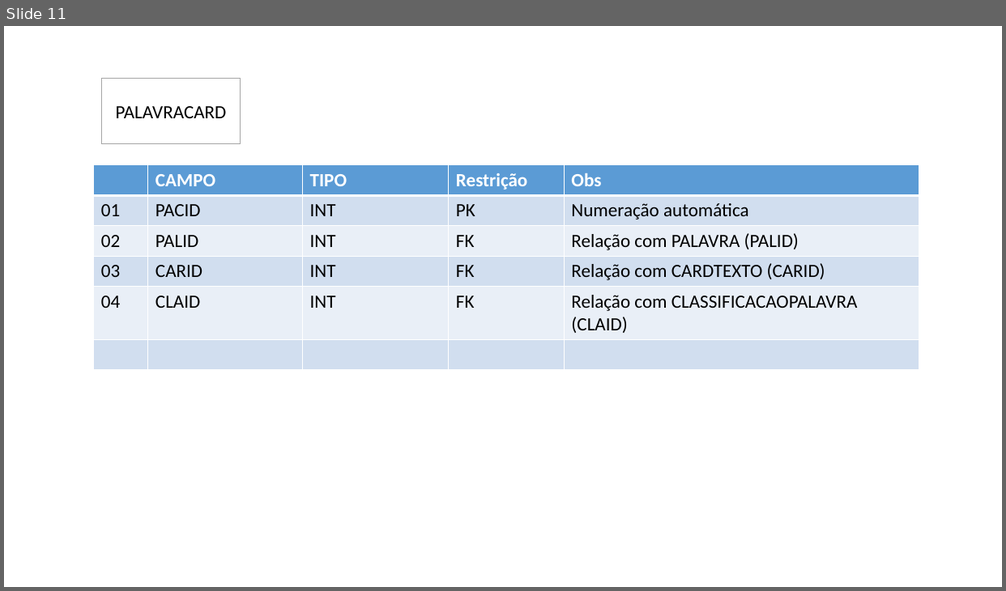
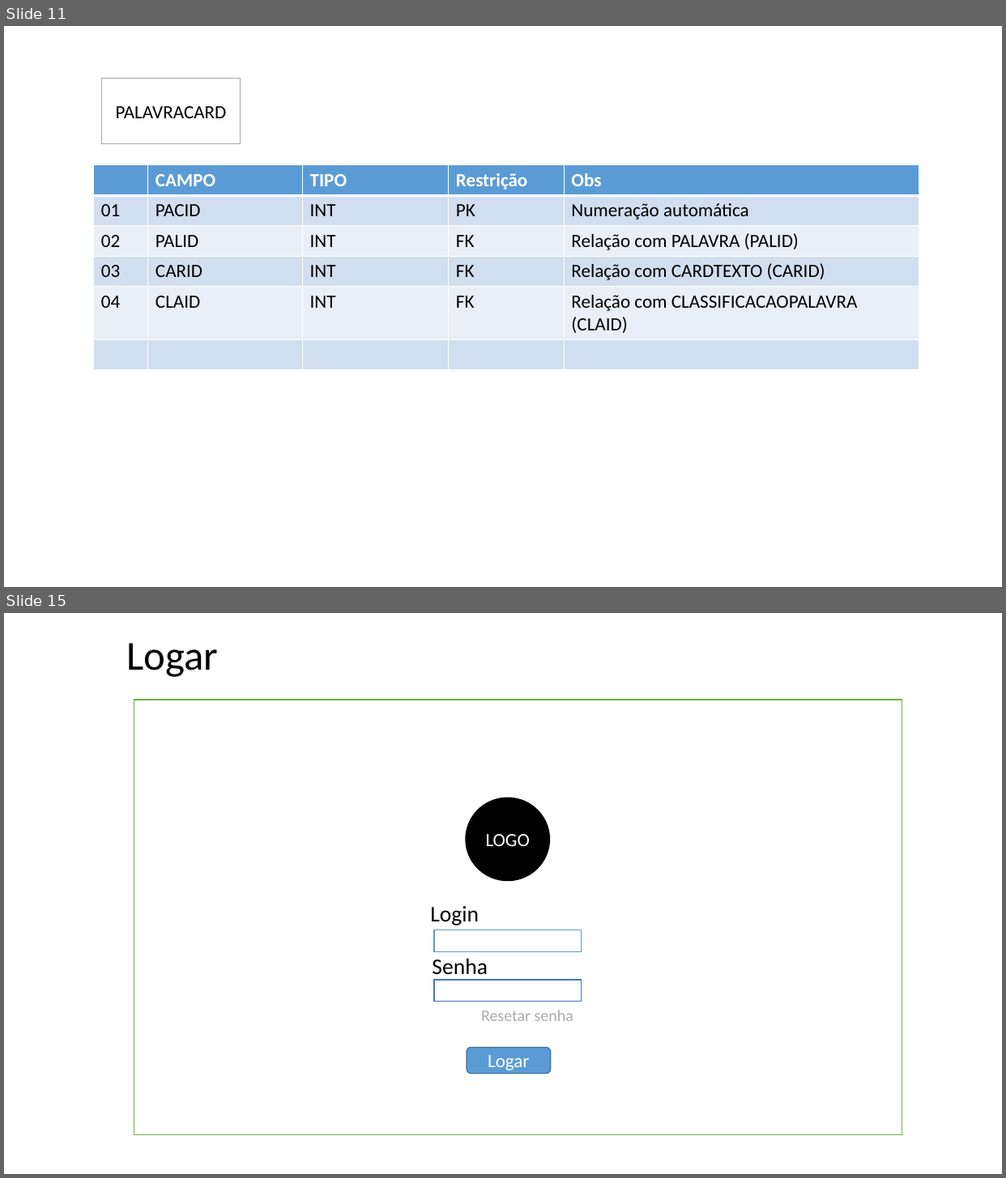
Before and after one commit to viniciuss1812/Projeto-Bookcard, a slide deck: Documentacao/bookCarddocumentacao.pptx. Shown one above the other, each under a label of ours: slide 11 before the commit, slides 11 and 15 after it; the slides between them are not shown. The pictures are 1006x591 and 1006x1178 pixels, drawn with LibreOffice and Linux fonts; fonts in the diff are those of the drawing. Boxes give left, top, right and bottom in pixels: in the first picture for what was removed or moved away, otherwise in the second. Text is boxed around its words. In the diff, an @@ line names an element or a change of style, - is before the commit and + after.

```diff
--- a/Documentacao/bookCarddocumentacao.pptx
+++ b/Documentacao/bookCarddocumentacao.pptx
@@ slide 15 added at <box>4,613,1002,1174</box>, background #FFFFFF @@
@@ title added at <box>126,643,218,677</box>, 39.6 pt, text #000000 @@
+Logar
@@ rectangle added at <box>134,700,902,1135</box>, fill #FFFFFF, outline #70AD47 1 pt @@
@@ ellipse added at <box>466,798,550,881</box>, fill #000000, outline #000000 1 pt, 18 pt, text #FFFFFF @@
+LOGO
@@ text added at <box>430,906,479,926</box>, 21.4 pt, text #000000 @@
+Login
@@ rectangle added at <box>434,931,582,952</box>, fill #FFFFFF, outline #5B9BD5 1 pt @@
@@ text added at <box>432,959,488,980</box>, 21.4 pt, text #000000 @@
+Senha
@@ rectangle added at <box>434,980,582,1002</box>, fill #FFFFFF, outline #4472C4 1 pt @@
@@ text added at <box>481,1010,573,1021</box>, 15.6 pt, text #AFABAB @@
+Resetar senha
@@ rounded rectangle added at <box>467,1048,551,1074</box>, fill #5B9BD5, outline #43739E 1 pt, 18 pt, text #FFFFFF @@
+Logar
```
Also in this commit, not shown: 2 slides changed, 8 other slides added, 1 slide removed, 1 other file.
